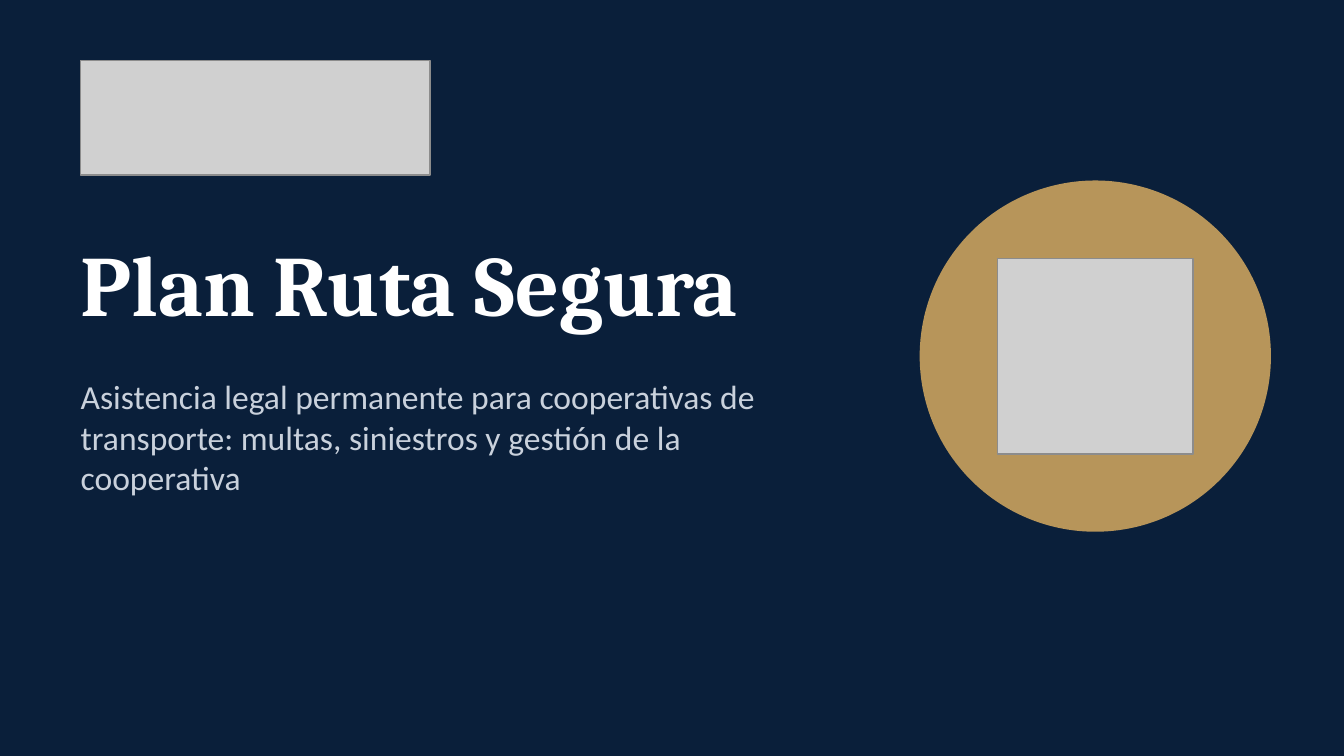
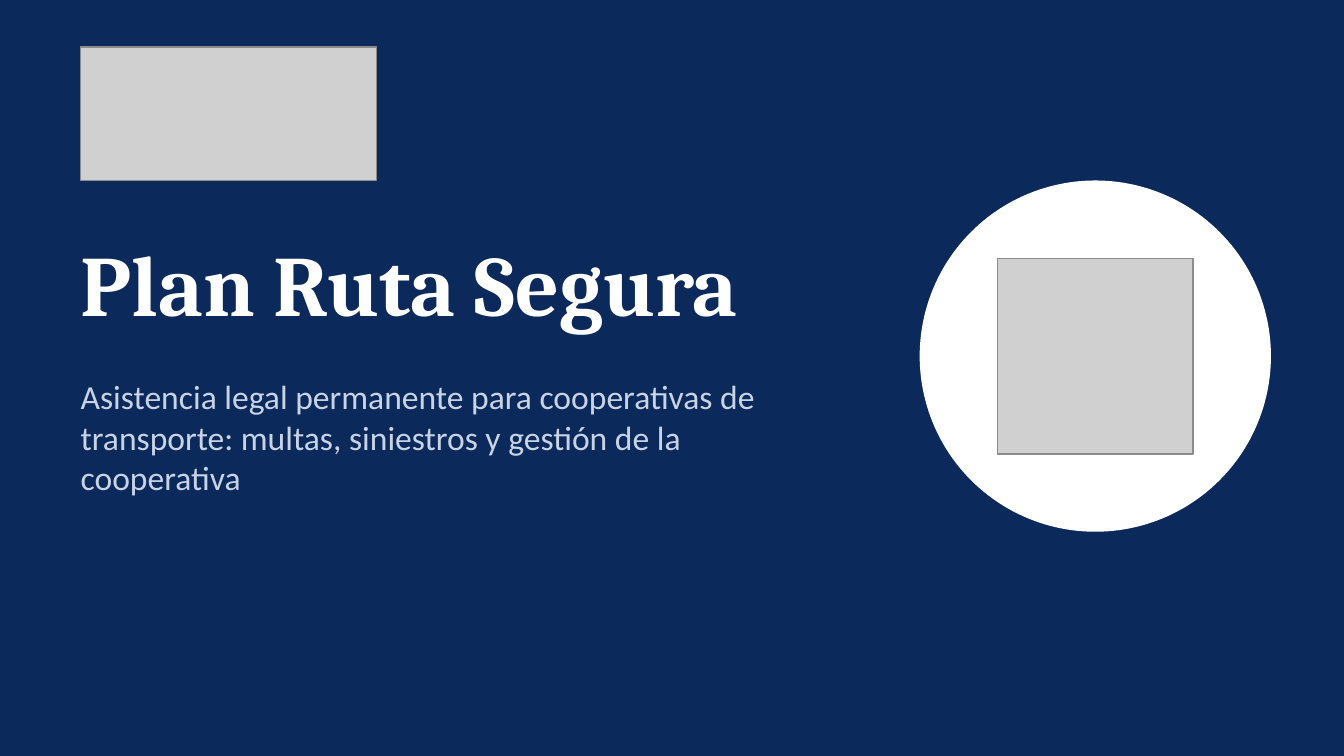
Before and after one commit to fernandotufino1983-arch/Almacenamiento-claude, a slide deck: slide 1 of jurix-global/presentacion-plan-ruta-segura.pptx. Drawn at 1344x756 pixels with LibreOffice and Linux fonts; fonts in the diff are those of the drawing; grey boxes stand for pictures. Boxes give left, top, right and bottom in pixels: in the first picture for what was removed or moved away, otherwise in the second. Text is boxed around its words. In the diff, an @@ line names an element or a change of style, - is before the commit and + after.

```diff
--- a/jurix-global/presentacion-plan-ruta-segura.pptx
+++ b/jurix-global/presentacion-plan-ruta-segura.pptx
@@ background #0A1F3A to #0B2A5B @@
@@ picture: place and size @@
-picture at [81, 60, 430, 175]
+picture at [81, 47, 376, 180]
@@ ellipse at [921, 181, 1270, 531]: fill #B7955A to #FFFFFF; outline #B7955A 1 pt to #FFFFFF 1 pt @@
@@ text "Asistencia legal permanente para cooperativas ..." at [81, 385, 754, 496]: text colour #C9D1DC to #C8D3E6 @@
```
Also in this commit, not shown: 9 other slides changed, 13 other files.
